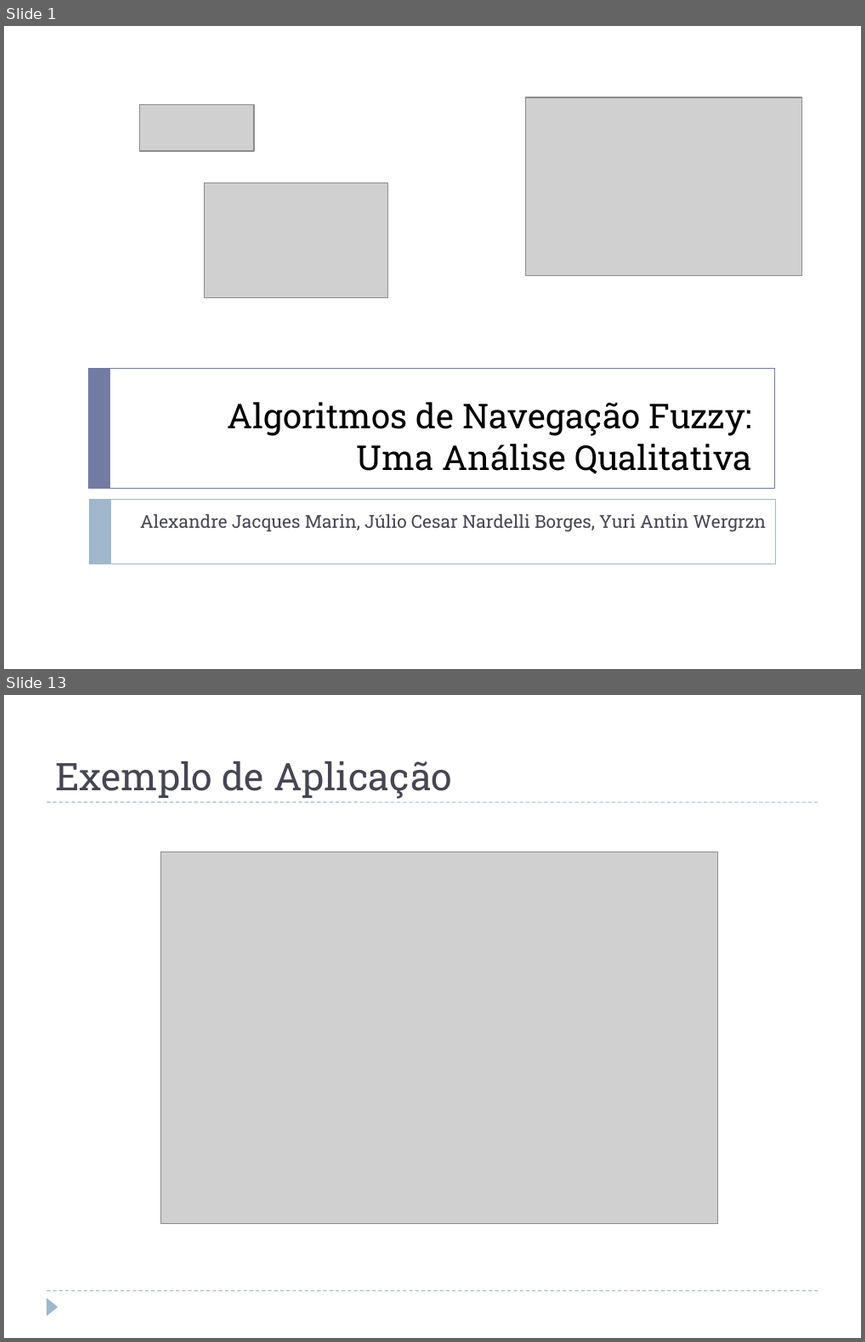
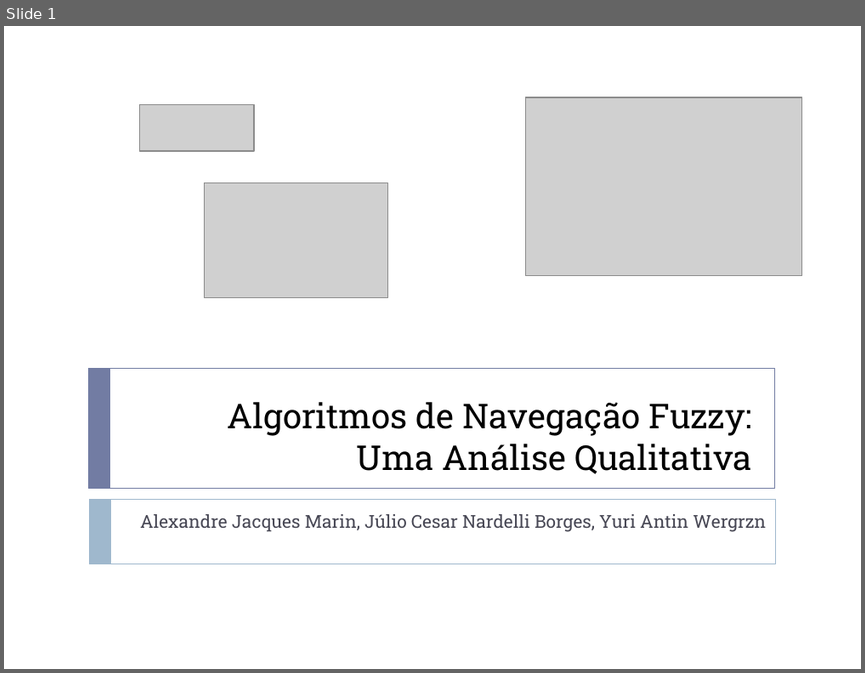
Before and after one commit to jcnborges/TCC, a slide deck: qualificacao.pptx. Shown one above the other, each under a label of ours: slides 1 and 13 before the commit, slide 1 after it; the slides between them are not shown. The pictures are 865x1342 and 865x673 pixels, drawn with LibreOffice and Linux fonts; fonts in the diff are those of the drawing; grey boxes stand for pictures. Boxes give left, top, right and bottom in pixels: in the first picture for what was removed or moved away, otherwise in the second. Text is boxed around its words. In the diff, an @@ line names an element or a change of style, - is before the commit and + after.

```diff
--- a/qualificacao.pptx
+++ b/qualificacao.pptx
@@ slide 13 removed at box(4, 695, 861, 1338), background #FFFFFF @@
@@ title removed at box(55, 761, 452, 799) @@
-Exemplo de Aplicação
@@ line removed from (46, 802) to (818, 802) @@
@@ picture removed at box(160, 851, 718, 1223) @@
@@ line removed from (46, 1291) to (818, 1291) @@
@@ triangle removed at box(46, 1298, 58, 1315) @@
```
Also in this commit, not shown: 1 slide changed, 1 slide added, 22 other slides removed.
